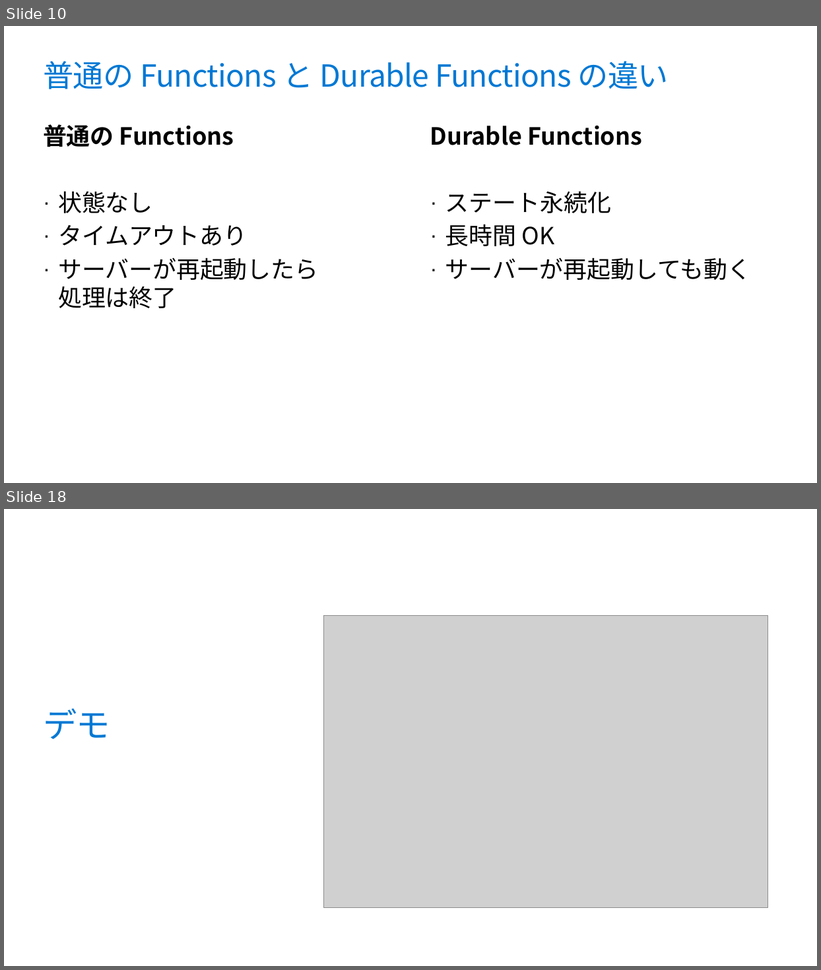
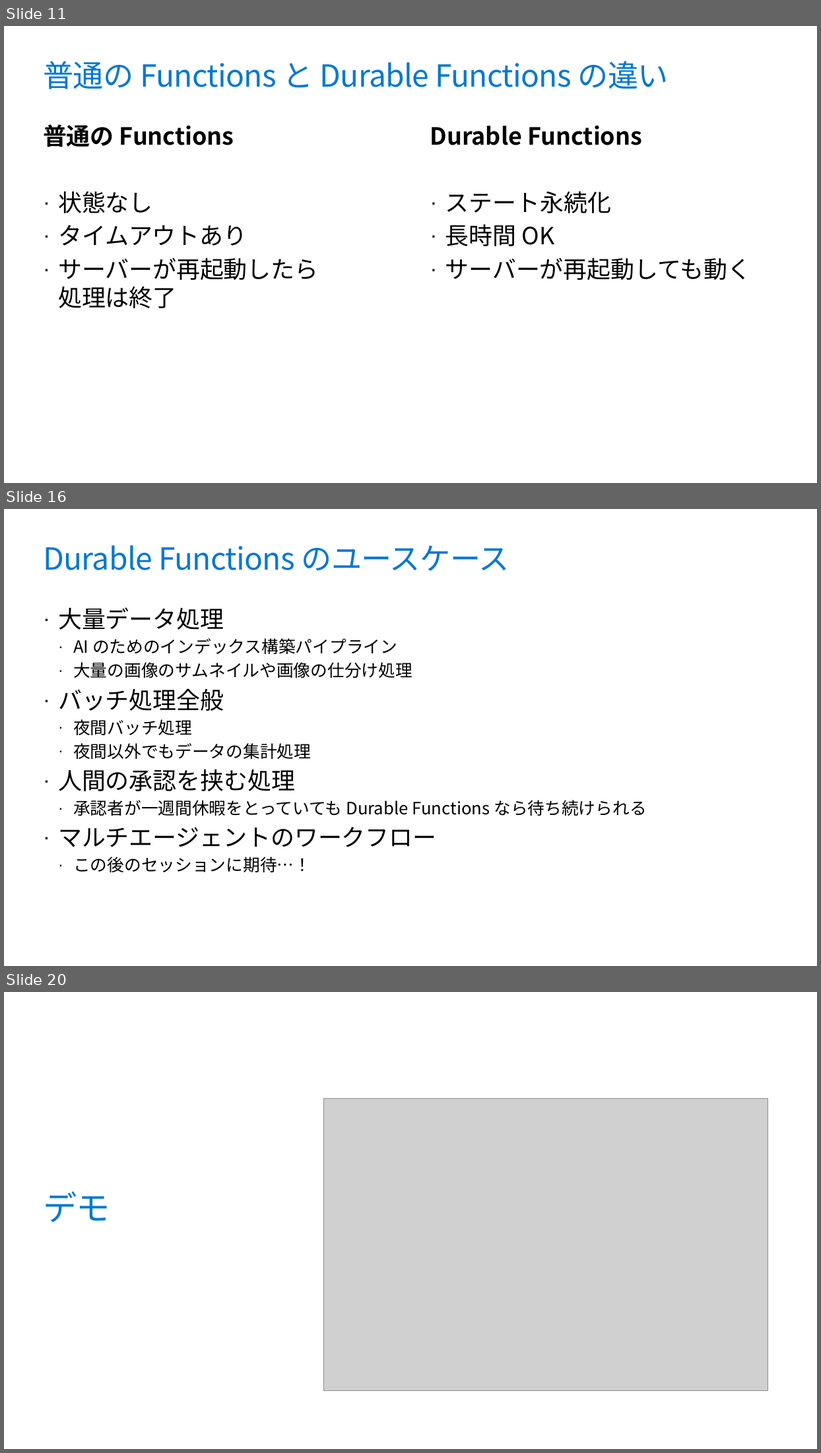
Before and after one commit to runceel/yonayona-durable, a slide deck: slides/slides.pptx. Shown one above the other, each under a label of ours: slides 10 and 18 before the commit, slides 11, 16 and 20 after it; the slides between them are not shown. The pictures are 821x970 and 821x1453 pixels, drawn with LibreOffice and Linux fonts; fonts in the diff are those of the drawing; grey boxes stand for pictures; background and template pictures are left out. Boxes give left, top, right and bottom in pixels: in the first picture for what was removed or moved away, otherwise in the second. Text is boxed around its words. In the diff, an @@ line names an element or a change of style, - is before the commit and + after.

```diff
--- a/slides/slides.pptx
+++ b/slides/slides.pptx
@@ slide 16 added at bbox=[4, 509, 817, 966], background #FFFFFF @@
@@ title added at bbox=[43, 545, 510, 571], 36 pt, text #0078D4 @@
+Durable Functions のユースケース
@@ text added at bbox=[58, 607, 646, 873], 20 pt, text #000000 @@
+· 大量データ処理
+  · AI のためのインデックス構築パイプライン
+  · 大量の画像のサムネイルや画像の仕分け処理
+· バッチ処理全般
+  · 夜間バッチ処理
+  · 夜間以外でもデータの集計処理
+· 人間の承認を挟む処理
+  · 承認者が一週間休暇をとっていても Durable Functions なら待ち続けられる
+· マルチエージェントのワークフロー
+  · この後のセッションに期待…！
@@ what was slide 10 is now slide 11 @@
@@ what was slide 18 is now slide 20 @@
```
Also in this commit, not shown: 11 slides changed, 2 other slides added, 2 slides removed, 4 other files.
